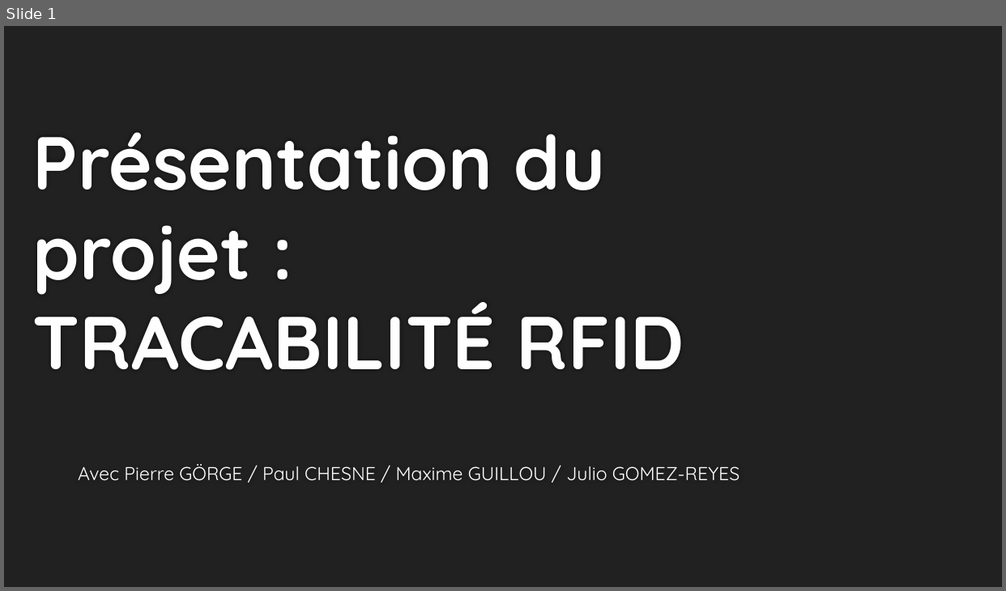
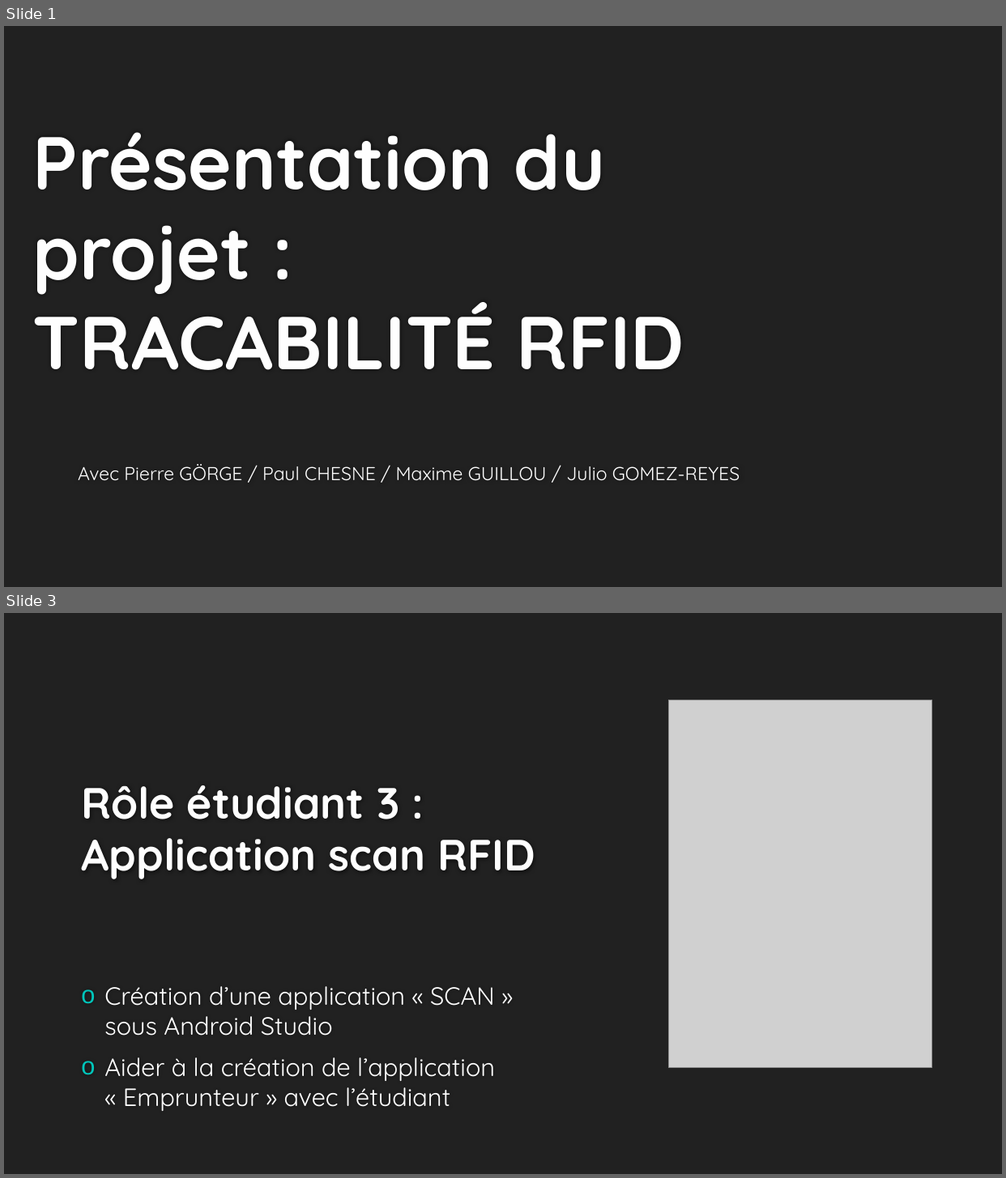
Before and after one commit to Wyrrain/Projet_Bts, a slide deck: Documentations/Présentation du projet (Revue 1).pptx. Shown one above the other, each under a label of ours: slide 1 before the commit, slides 1 and 3 after it; the slides between them are not shown. The pictures are 1006x591 and 1006x1178 pixels, drawn with LibreOffice and Linux fonts; fonts in the diff are those of the drawing; grey boxes stand for pictures; background and template pictures are left out. Boxes give left, top, right and bottom in pixels: in the first picture for what was removed or moved away, otherwise in the second. Text is boxed around its words. In the diff, an @@ line names an element or a change of style, - is before the commit and + after.

```diff
--- a/Documentations/Présentation du projet (Revue 1).pptx
+++ b/Documentations/Présentation du projet (Revue 1).pptx
@@ slide 3 added at [4,613,1002,1174], background #212121 @@
@@ picture added at [669,700,932,1067] @@
@@ title added at [81,786,535,879], 42 pt, text #FEFEFE, bold @@
+Rôle étudiant 3 :
+Application scan RFID
@@ text added at [104,986,495,1111], 24 pt, text #FFFFFF @@
+o Création d’une application « SCAN » sous Android Studio
+o Aider à la création de l’application « Emprunteur » avec l’étudiant
```
Also in this commit, not shown: 2 other slides added, 1 slide removed, 4 other files.
